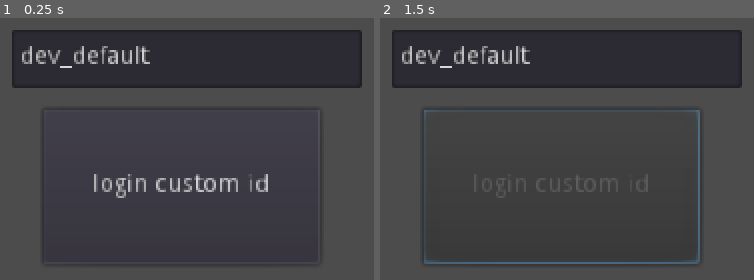
Above: before the commit, frames 1-2 (left to right).
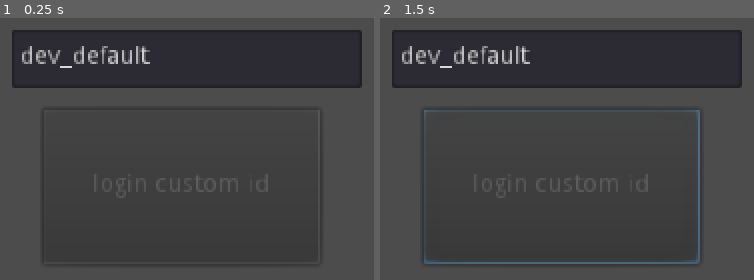
Above: after the commit, the same moments.

Repository: Lerrrtaste/project-minigolf-3
Game: Godot game, scene res://rooms/login/Login.tscn
Same seed, same stepped clock (60 frames per second), same inputs: the game is played once before the commit and once after it.
Inputs (mouse positions are in pixels of both pictures, inside the frame that each line leads up to):
- Up to frame 1 (0.25 s): no input
- Up to frame 2 (1.5 s): click (563, 185) at 0.5 s, where only the run before the commit has a clickable "login custom id"; tap Enter at 1.25 s; move the mouse to (outside the picture) at 1.27 s; click (outside the picture) at 1.42 s

The runs differ from the first frame. In frame 1, 1.2% of the frame differs, in the area x 25-72%, y 59-69%; in frame 2, nothing differs.

Commit message:
Lot of things

Diff:
--- a/project.godot
+++ b/project.godot
@@ -108,6 +108,7 @@
 Global="*res://global.gd"
 Analytics="*res://helper/analytics/Analytics.tscn"
 ServerConnection="*res://helper/server_connection/ServerConnection.tscn"
+Signals="*res://signals.gd"
 
 [display]
 
--- a/rooms/editor/Editor.tscn
+++ b/rooms/editor/Editor.tscn
@@ -1,126 +1,7 @@
-[gd_scene load_steps=7 format=2]
+[gd_scene load_steps=2 format=2]
 
-[ext_resource path="res://scenes/course/course_spritesheet.png" type="Texture" id=1]
-[ext_resource path="res://scenes/course/Course.tscn" type="PackedScene" id=2]
-
-[sub_resource type="ConvexPolygonShape2D" id=1]
-points = PoolVector2Array( 15.0011, 29.3059, 29.1489, 37.0582, 14.032, 44.4228, 0.271751, 36.8643 )
-
-[sub_resource type="ConvexPolygonShape2D" id=2]
-points = PoolVector2Array( 14.6535, 30.0811, 29.3828, 36.8643, 14.6535, 44.0352, 0.117981, 36.4767 )
-
-[sub_resource type="ConvexPolygonShape2D" id=3]
-points = PoolVector2Array( 14.8873, 28.5307, 29.6166, 36.6705, 14.6935, 44.229, 0.158005, 37.0582 )
-
-[sub_resource type="TileSet" id=4]
-resource_local_to_scene = true
-0/name = "course_spritesheet.png 0"
-0/texture = ExtResource( 1 )
-0/tex_offset = Vector2( 0, -30 )
-0/modulate = Color( 1, 1, 1, 1 )
-0/region = Rect2( 0, 0, 30, 45 )
-0/tile_mode = 0
-0/occluder_offset = Vector2( 0, 0 )
-0/navigation_offset = Vector2( 0, 0 )
-0/shape_offset = Vector2( 0, 0 )
-0/shape_transform = Transform2D( 1, 0, 0, 1, 0, 0 )
-0/shape_one_way = false
-0/shape_one_way_margin = 0.0
-0/shapes = [  ]
-0/z_index = 0
-1/name = "course_spritesheet.png 1"
-1/texture = ExtResource( 1 )
-1/tex_offset = Vector2( 0, -30 )
-1/modulate = Color( 1, 1, 1, 1 )
-1/region = Rect2( 30, 0, 30, 45 )
-1/tile_mode = 0
-1/occluder_offset = Vector2( 0, 0 )
-1/navigation_offset = Vector2( 0, 0 )
-1/shape_offset = Vector2( 0, 0 )
-1/shape_transform = Transform2D( 1, 0, 0, 1, 0, 0 )
-1/shape_one_way = false
-1/shape_one_way_margin = 0.0
-1/shapes = [  ]
-1/z_index = 0
-2/name = "course_spritesheet.png 2"
-2/texture = ExtResource( 1 )
-2/tex_offset = Vector2( 0, -30 )
-2/modulate = Color( 1, 1, 1, 1 )
-2/region = Rect2( 60, 0, 30, 45 )
-2/tile_mode = 0
-2/occluder_offset = Vector2( 0, 0 )
-2/navigation_offset = Vector2( 0, 0 )
-2/shape_offset = Vector2( 0, 0 )
-2/shape_transform = Transform2D( 1, 0, 0, 1, 0, 0 )
-2/shape_one_way = false
-2/shape_one_way_margin = 0.0
-2/shapes = [  ]
-2/z_index = 0
-3/name = "course_spritesheet.png 3"
-3/texture = ExtResource( 1 )
-3/tex_offset = Vector2( 0, -30 )
-3/modulate = Color( 1, 1, 1, 1 )
-3/region = Rect2( 0, 45, 30, 45 )
-3/tile_mode = 0
-3/occluder_offset = Vector2( 0, 0 )
-3/navigation_offset = Vector2( 0, 0 )
-3/shape_offset = Vector2( 0, -30 )
-3/shape_transform = Transform2D( 1, 0, 0, 1, 0, -30 )
-3/shape = SubResource( 1 )
-3/shape_one_way = false
-3/shape_one_way_margin = 1.0
-3/shapes = [ {
-"autotile_coord": Vector2( 0, 0 ),
-"one_way": false,
-"one_way_margin": 1.0,
-"shape": SubResource( 1 ),
-"shape_transform": Transform2D( 1, 0, 0, 1, 0, -30 )
-} ]
-3/z_index = 0
-4/name = "course_spritesheet.png 4"
-4/texture = ExtResource( 1 )
-4/tex_offset = Vector2( 0, -30 )
-4/modulate = Color( 1, 1, 1, 1 )
-4/region = Rect2( 30, 45, 30, 45 )
-4/tile_mode = 0
-4/occluder_offset = Vector2( 0, 0 )
-4/navigation_offset = Vector2( 0, 0 )
-4/shape_offset = Vector2( 0, -30 )
-4/shape_transform = Transform2D( 1, 0, 0, 1, 0, -30 )
-4/shape = SubResource( 2 )
-4/shape_one_way = false
-4/shape_one_way_margin = 1.0
-4/shapes = [ {
-"autotile_coord": Vector2( 0, 0 ),
-"one_way": false,
-"one_way_margin": 1.0,
-"shape": SubResource( 2 ),
-"shape_transform": Transform2D( 1, 0, 0, 1, 0, -30 )
-} ]
-4/z_index = 0
-5/name = "course_spritesheet.png 5"
-5/texture = ExtResource( 1 )
-5/tex_offset = Vector2( 0, -30 )
-5/modulate = Color( 1, 1, 1, 1 )
-5/region = Rect2( 60, 45, 30, 45 )
-5/tile_mode = 0
-5/occluder_offset = Vector2( 0, 0 )
-5/navigation_offset = Vector2( 0, 0 )
-5/shape_offset = Vector2( 0, -30 )
-5/shape_transform = Transform2D( 1, 0, 0, 1, 0, -30 )
-5/shape = SubResource( 3 )
-5/shape_one_way = false
-5/shape_one_way_margin = 1.0
-5/shapes = [ {
-"autotile_coord": Vector2( 0, 0 ),
-"one_way": false,
-"one_way_margin": 1.0,
-"shape": SubResource( 3 ),
-"shape_transform": Transform2D( 1, 0, 0, 1, 0, -30 )
-} ]
-5/z_index = 0
+[ext_resource path="res://scenes/map/Map.tscn" type="PackedScene" id=2]
 
 [node name="Editor" type="Node2D"]
 
 [node name="Course" parent="." instance=ExtResource( 2 )]
-tile_set = SubResource( 4 )
--- a/rooms/login/login.gd
+++ b/rooms/login/login.gd
@@ -5,7 +5,8 @@
 
 
 func _ready():
-	pass#_on_Button_pressed()
+	if Global.DEBUGGING:
+		_on_Button_pressed()
 
 
 func _on_Button_pressed():
--- a/rooms/match/Match.tscn
+++ b/rooms/match/Match.tscn
@@ -1,6 +1,6 @@
 [gd_scene load_steps=4 format=2]
 
-[ext_resource path="res://scenes/course/Course.tscn" type="PackedScene" id=2]
+[ext_resource path="res://scenes/map/Map.tscn" type="PackedScene" id=2]
 [ext_resource path="res://scenes/ball/Ball.tscn" type="PackedScene" id=3]
 [ext_resource path="res://rooms/match/match.gd" type="Script" id=4]
 
--- /dev/null
+++ b/scenes/building_blocks/grass/Grass.tscn
@@ -0,0 +1,11 @@
+[gd_scene load_steps=2 format=2]
+
+[ext_resource path="res://scenes/building_blocks/block_spritesheet.png" type="Texture" id=1]
+
+[node name="Grass" type="StaticBody2D"]
+
+[node name="Sprite" type="Sprite" parent="."]
+texture = ExtResource( 1 )
+hframes = 3
+vframes = 2
+frame = 2
--- /dev/null
+++ b/scenes/building_blocks/wall/Wall.tscn
@@ -0,0 +1,27 @@
+[gd_scene load_steps=2 format=2]
+
+[ext_resource path="res://scenes/building_blocks/block_spritesheet.png" type="Texture" id=1]
+
+[node name="Wall" type="StaticBody2D"]
+
+[node name="Sprite" type="Sprite" parent="."]
+texture = ExtResource( 1 )
+hframes = 3
+vframes = 2
+frame = 4
+
+[node name="ShapeRightDown" type="CollisionPolygon2D" parent="."]
+visible = false
+polygon = PoolVector2Array( 0, 8, 0, 24, 16, 16, 16, 0 )
+
+[node name="ShapeRightUp" type="CollisionPolygon2D" parent="."]
+visible = false
+polygon = PoolVector2Array( 0, -8, 0, 8, 16, 16, 16, 0 )
+
+[node name="ShapeLeftDown" type="CollisionPolygon2D" parent="."]
+visible = false
+polygon = PoolVector2Array( 0, 8, 0, 24, -16, 16, -16, 0 )
+
+[node name="ShapeLeftUp" type="CollisionPolygon2D" parent="."]
+visible = false
+polygon = PoolVector2Array( 0, -8, 0, 8, -16, 16, -16, 0 )
--- a/scenes/course/Course.tscn
+++ /dev/null
@@ -1,6 +0,0 @@
-[gd_scene load_steps=2 format=2]
-
-[ext_resource path="res://scenes/course/course.gd" type="Script" id=2]
-
-[node name="Course" type="Node2D"]
-script = ExtResource( 2 )
--- a/scenes/course/course_tileset.tres
+++ /dev/null
@@ -1,120 +0,0 @@
-[gd_resource type="TileSet" load_steps=5 format=2]
-
-[ext_resource path="res://scenes/course/course_spritesheet.png" type="Texture" id=1]
-
-[sub_resource type="ConvexPolygonShape2D" id=1]
-points = PoolVector2Array( 15.0011, 29.3059, 29.1489, 37.0582, 14.032, 44.4228, 0.271751, 36.8643 )
-
-[sub_resource type="ConvexPolygonShape2D" id=2]
-points = PoolVector2Array( 14.6535, 30.0811, 29.3828, 36.8643, 14.6535, 44.0352, 0.117981, 36.4767 )
-
-[sub_resource type="ConvexPolygonShape2D" id=3]
-points = PoolVector2Array( 14.8873, 28.5307, 29.6166, 36.6705, 14.6935, 44.229, 0.158005, 37.0582 )
-
-[resource]
-resource_local_to_scene = true
-0/name = "course_spritesheet.png 0"
-0/texture = ExtResource( 1 )
-0/tex_offset = Vector2( 0, -30 )
-0/modulate = Color( 1, 1, 1, 1 )
-0/region = Rect2( 0, 0, 30, 45 )
-0/tile_mode = 0
-0/occluder_offset = Vector2( 0, 0 )
-0/navigation_offset = Vector2( 0, 0 )
-0/shape_offset = Vector2( 0, 0 )
-0/shape_transform = Transform2D( 1, 0, 0, 1, 0, 0 )
-0/shape_one_way = false
-0/shape_one_way_margin = 0.0
-0/shapes = [  ]
-0/z_index = 0
-1/name = "course_spritesheet.png 1"
-1/texture = ExtResource( 1 )
-1/tex_offset = Vector2( 0, -30 )
-1/modulate = Color( 1, 1, 1, 1 )
-1/region = Rect2( 30, 0, 30, 45 )
-1/tile_mode = 0
-1/occluder_offset = Vector2( 0, 0 )
-1/navigation_offset = Vector2( 0, 0 )
-1/shape_offset = Vector2( 0, 0 )
-1/shape_transform = Transform2D( 1, 0, 0, 1, 0, 0 )
-1/shape_one_way = false
-1/shape_one_way_margin = 0.0
-1/shapes = [  ]
-1/z_index = 0
-2/name = "course_spritesheet.png 2"
-2/texture = ExtResource( 1 )
-2/tex_offset = Vector2( 0, -30 )
-2/modulate = Color( 1, 1, 1, 1 )
-2/region = Rect2( 60, 0, 30, 45 )
-2/tile_mode = 0
-2/occluder_offset = Vector2( 0, 0 )
-2/navigation_offset = Vector2( 0, 0 )
-2/shape_offset = Vector2( 0, 0 )
-2/shape_transform = Transform2D( 1, 0, 0, 1, 0, 0 )
-2/shape_one_way = false
-2/shape_one_way_margin = 0.0
-2/shapes = [  ]
-2/z_index = 0
-3/name = "course_spritesheet.png 3"
-3/texture = ExtResource( 1 )
-3/tex_offset = Vector2( 0, -30 )
-3/modulate = Color( 1, 1, 1, 1 )
-3/region = Rect2( 0, 45, 30, 45 )
-3/tile_mode = 0
-3/occluder_offset = Vector2( 0, 0 )
-3/navigation_offset = Vector2( 0, 0 )
-3/shape_offset = Vector2( 0, -30 )
-3/shape_transform = Transform2D( 1, 0, 0, 1, 0, -30 )
-3/shape = SubResource( 1 )
-3/shape_one_way = false
-3/shape_one_way_margin = 1.0
-3/shapes = [ {
-"autotile_coord": Vector2( 0, 0 ),
-"one_way": false,
-"one_way_margin": 1.0,
-"shape": SubResource( 1 ),
-"shape_transform": Transform2D( 1, 0, 0, 1, 0, -30 )
-} ]
-3/z_index = 0
-4/name = "course_spritesheet.png 4"
-4/texture = ExtResource( 1 )
-4/tex_offset = Vector2( 0, -30 )
-4/modulate = Color( 1, 1, 1, 1 )
-4/region = Rect2( 30, 45, 30, 45 )
-4/tile_mode = 0
-4/occluder_offset = Vector2( 0, 0 )
-4/navigation_offset = Vector2( 0, 0 )
-4/shape_offset = Vector2( 0, -30 )
-4/shape_transform = Transform2D( 1, 0, 0, 1, 0, -30 )
-4/shape = SubResource( 2 )
-4/shape_one_way = false
-4/shape_one_way_margin = 1.0
-4/shapes = [ {
-"autotile_coord": Vector2( 0, 0 ),
-"one_way": false,
-"one_way_margin": 1.0,
-"shape": SubResource( 2 ),
-"shape_transform": Transform2D( 1, 0, 0, 1, 0, -30 )
-} ]
-4/z_index = 0
-5/name = "course_spritesheet.png 5"
-5/texture = ExtResource( 1 )
-5/tex_offset = Vector2( 0, -30 )
-5/modulate = Color( 1, 1, 1, 1 )
-5/region = Rect2( 60, 45, 30, 45 )
-5/tile_mode = 0
-5/occluder_offset = Vector2( 0, 0 )
-5/navigation_offset = Vector2( 0, 0 )
-5/shape_offset = Vector2( 0, -30 )
-5/shape_transform = Transform2D( 1, 0, 0, 1, 0, -30 )
-5/shape = SubResource( 3 )
-5/shape_one_way = false
-5/shape_one_way_margin = 1.0
-5/shapes = [ {
-"autotile_coord": Vector2( 0, 0 ),
-"one_way": false,
-"one_way_margin": 1.0,
-"shape": SubResource( 3 ),
-"shape_transform": Transform2D( 1, 0, 0, 1, 0, -30 )
-} ]
-5/z_index = 0
--- /dev/null
+++ b/scenes/map/Map.tscn
@@ -0,0 +1,6 @@
+[gd_scene load_steps=2 format=2]
+
+[ext_resource path="res://scenes/map/map.gd" type="Script" id=1]
+
+[node name="Map" type="Node2D"]
+script = ExtResource( 1 )
--- a/scenes/course/course.gd
+++ b/scenes/map/map.gd
@@ -2,10 +2,11 @@
 
 enum States {
 	INVALID = -1, # not loaded
+	LOADED,
 	PLAYING,
 	EDITING,
 }
-var state:int = States.INVALID
+var _state:int = States.INVALID
 
 
 var metadata := { #keys here are required when loading, values here are placeholders
@@ -19,26 +20,36 @@
 	set_process(false)
 
 
-func setup(new_course:Dictionary):
-
-	_load_from_dictionary(new_course)
+func load_from_coursedata(coursedata:Dictionary):
+	_load_from_dictionary(coursedata)
+	state_change(States.LOADED)
 
 
-func _load_from_dictionary(course:Dictionary)->bool:
-	if !course.has("metadata"):
+func state_change(new_state:int)->void:
+	match new_state:
+		States.LOADED:
+			print("Map loaded")
+		States.PLAYING:
+			print("Map playing")
+		States.EDITING:
+			print("Map editing")
+
+	_state = new_state
+
+
+func _load_from_dictionary(coursedata:Dictionary)->bool:
+	if !coursedata.has("metadata"):
 		return false
 
-	if course.has("map"):
+	if coursedata.has("map"):
 		return false
 
 	# metadata
-	var metadata_new = course["metadata"]
+	var metadata_new = coursedata["metadata"]
 	for key in metadata.keys(): # validate all required keys
 		if !metadata_new.has(key):
 			return false
 	metadata = metadata_new
-
-	#assert()
 
 	#map
 
--- /dev/null
+++ b/signals.gd
@@ -0,0 +1,12 @@
+extends Node
+
+
+#### Match ####
+signal match_started(match_id)
+signal match_ended(match_id)
+
+
+#### Maps ####
+signal map_loaded(map_id)
+signal map_started_playing(map_id)
+signal map_completed(map_id)
Binary file added: scenes/building_blocks/block_spritesheet.png
Not shown, changed: scenes/building_blocks/block_spritesheet.png.import
Binary file removed: scenes/course/course_spritesheet.png
Renamed: scenes/course/isoMinigolf_sheet.xml -> scenes/map/isoMinigolf_sheet.xml
Not shown, added: .nativelib
